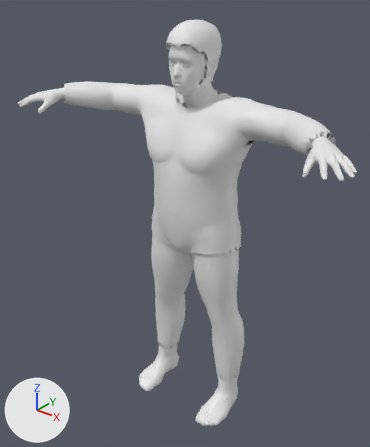
The FBX model unity/Assets/Resources/Characters/m_heavy_jacket_short.fbx, before and after one commit.
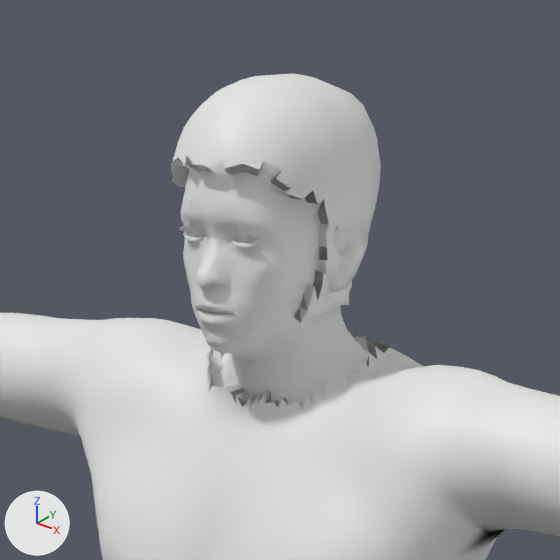
The first picture shows the older version from a 50 mm camera at (1.194, -1.59, 1.851) aimed at (-0.014, -0.081, 0.915). The close-ups show the older and then the newer version on the part from 33% to 73% of the width and 0% to 33% of the height of that picture. Only the edits that show in the close-ups are written down. Arrows for +X, +Y and +Z are at lower left; the lights stay in place. Objects named as collision shapes, trigger or cutter boxes, shadow casters or lower levels of detail are left out. Vertices at exactly the same position are counted once.

The older version as bpy lines, for what is in view:
```python
me_body_lod0 = bpy.data.meshes.new('Body_LOD0')
me_body_lod0.from_pydata(...)  # 8775 vertices, 17394 faces; spans x -0.74..0.74, y -0.35..0.13, z -0.01..1.71
# faces by material slot: [5294, 1570, 5104, 1843, 3043, 172, 368]
me_body_lod0.materials.append(mat_skin)  # white #e7e7e7
me_body_lod0.materials.append(mat_hair)  # white #e7e7e7
me_body_lod0.materials.append(mat_top)  # white #e7e7e7
me_body_lod0.materials.append(mat_bottom)  # white #e7e7e7
me_body_lod0.materials.append(mat_shoes)  # white #e7e7e7
me_body_lod0.materials.append(mat_eyes)  # white #e7e7e7
me_body_lod0.materials.append(mat_lashes)  # white #e7e7e7
ob_body_lod0 = bpy.data.objects.new('Body_LOD0', me_body_lod0)
ob_body_lod0.location = (0.0, 0.0, 0.0)
```
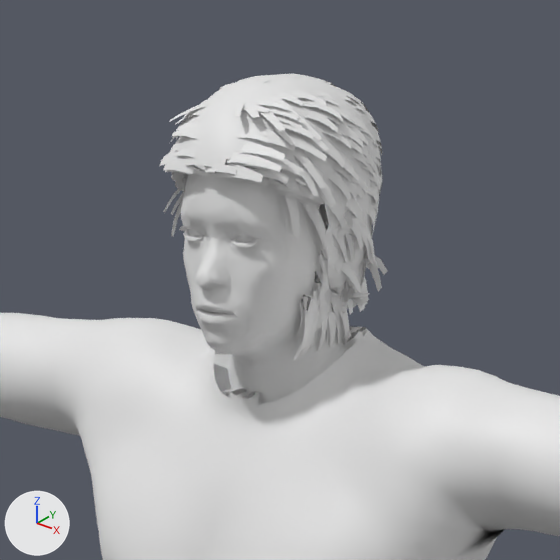
Boxes [x1, y1, x2, y2] around the edits, measured in the close-ups (560 x 560 px):
```json
{"part": 1, "of": "me_body_lod0", "change": "built on", "before": [199, 159, 391, 425], "after": [160, 76, 388, 407]}
```

The change, as JSON lines over the scene's bpy script:
```json
{"op": "add", "block": "mat_haircards", "code": ["mat_haircards = principled_material('haircards')", "mat_haircards.base_color = (0.8, 0.8, 0.8)  # white #e7e7e7"]}
{"block": "me_body_lod0", "where": "# used by ob_body_lod0; location = (0.0, 0.0, 0.0)"}
{"op": "remove", "block": "me_body_lod0", "code": "me_body_lod0.from_pydata(...)  # 8775 vertices, 17394 faces; spans x -0.74..0.74, y -0.35..0.13, z -0.01..1.71"}
{"op": "add", "block": "me_body_lod0", "code": "me_body_lod0.from_pydata(...)  # 15668 vertices, 22780 faces; spans x -0.74..0.74, y -0.35..0.13, z -0.01..1.71"}
{"block": "me_body_lod0", "change": "me_body_lod0 part 1: 24 vertices moved within x -0.07..0.08, y -0.14..0.04, z 1.48..1.63; 109 vertices removed from x -0.09..0.09, y -0.1..0.04, z 1.4..1.55; 7041 vertices added at x -0.11..0.12, y -0.16..0.08, z 1.41..1.71"}
{"block": "me_body_lod0", "change": "other edits to the shape of me_body_lod0 do not show in these pictures"}
{"op": "add", "block": "me_body_lod0", "code": "me_body_lod0.materials.append(mat_haircards)  # white #e7e7e7"}
```
